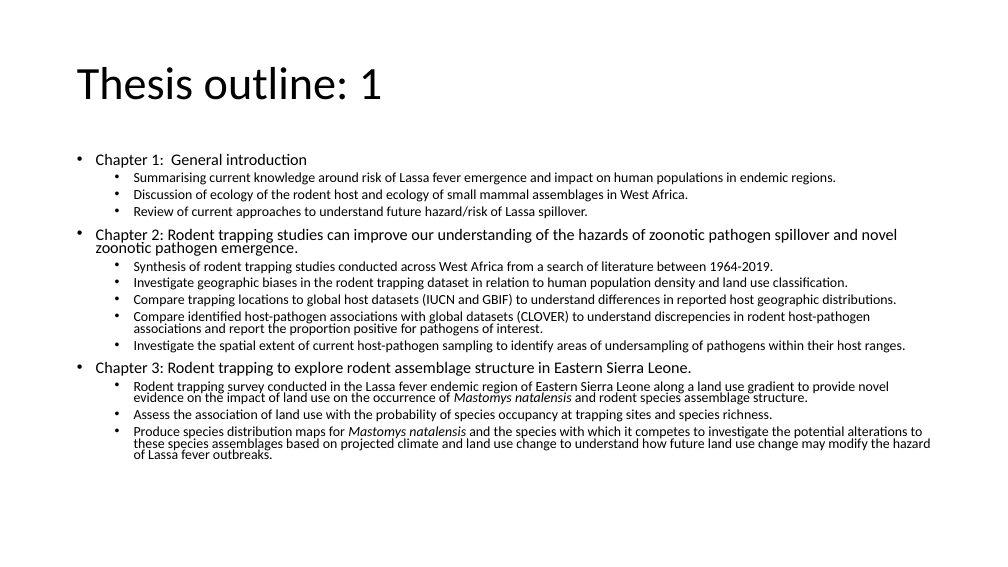
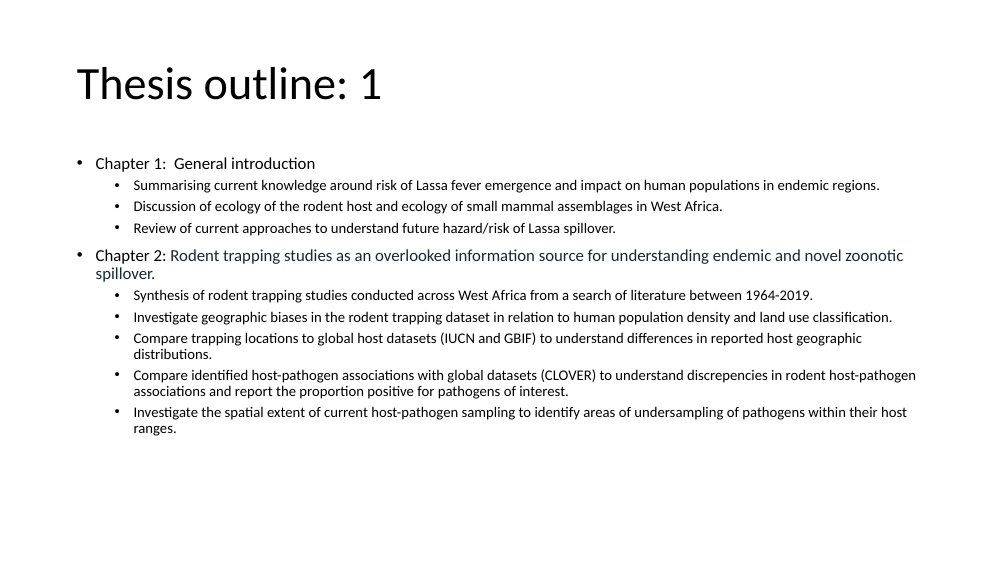
Before and after one commit to DidDrog11/phd_project, a slide deck: slide 2 of reports/supervisor_meeting_update/meeting_presentation_2022-10-27.pptx. Drawn at 1008x567 pixels with LibreOffice and Linux fonts; fonts in the diff are those of the drawing. Boxes give left, top, right and bottom in pixels: in the first picture for what was removed or moved away, otherwise in the second. Text is boxed around its words. In the diff, an @@ line names an element or a change of style, - is before the commit and + after.

```diff
--- a/reports/supervisor_meeting_update/meeting_presentation_2022-10-27.pptx
+++ b/reports/supervisor_meeting_update/meeting_presentation_2022-10-27.pptx
@@ text at <box>96,157,916,436</box>: size 15.4 to 16 pt in "Chapter 1: General introduction"; size 13.2 to 14 pt in "Summarising current knowledge around risk of Lassa ...", "Discussion of ecology of the rodent host ...", "Review of current approaches to understand future ...", "Synthesis of rodent trapping studies conducted across ..." and 4 more places; line spacing 0.7 to 0.9 @@
@@ text at <box>96,249,903,282</box>: text changed; size 15.4 to 16 pt; text colour #000000 to #152935 @@
-• Chapter 2: Rodent trapping studies can improve our understanding of the hazards of zoonotic pathogen spillover and novel zoonotic pathogen emergence.
+• Chapter 2: Rodent trapping studies as an overlooked information source for understanding endemic and novel zoonotic spillover.
@@ text at <box>96,361,931,459</box>: paragraphs removed @@
-• Chapter 3: Rodent trapping to explore rodent assemblage structure in Eastern Sierra Leone.
-  • Rodent trapping survey conducted in the Lassa fever endemic region of Eastern Sierra Leone along a land use gradient to provide novel evidence on the impact of land use on the occurrence of Mastomys natalensis and rodent species assemblage structure.
-  • Assess the association of land use with the probability of species occupancy at trapping sites and species richness.
-  • Produce species distribution maps for Mastomys natalensis and the species with which it competes to investigate the potential alterations to these species assemblages based on projected climate and land use change to understand how future land use change may modify the hazard of Lassa fever outbreaks.
```
Also in this commit, not shown: 4 other slides changed, 5 slides added, 2 slides removed, 1 other file.
